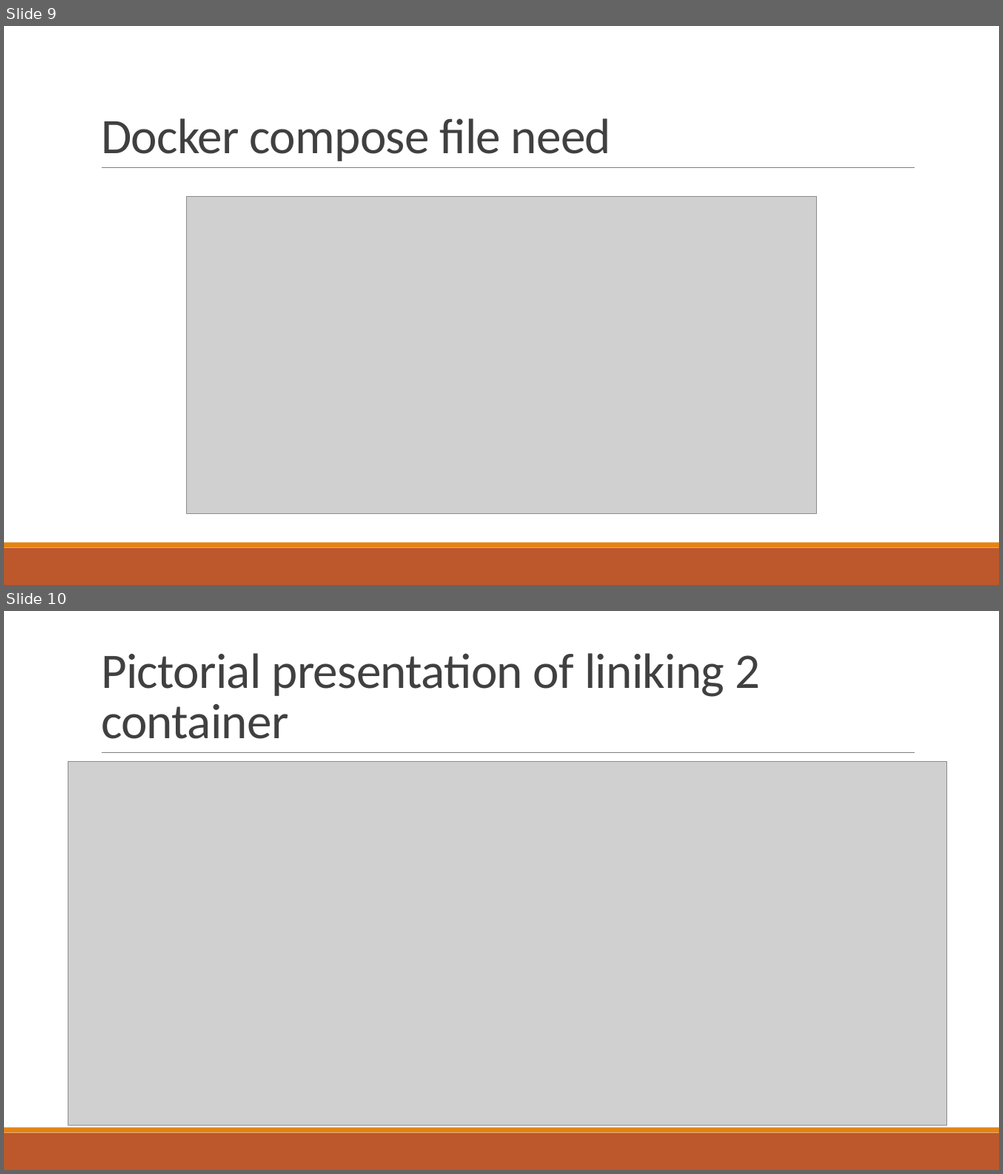
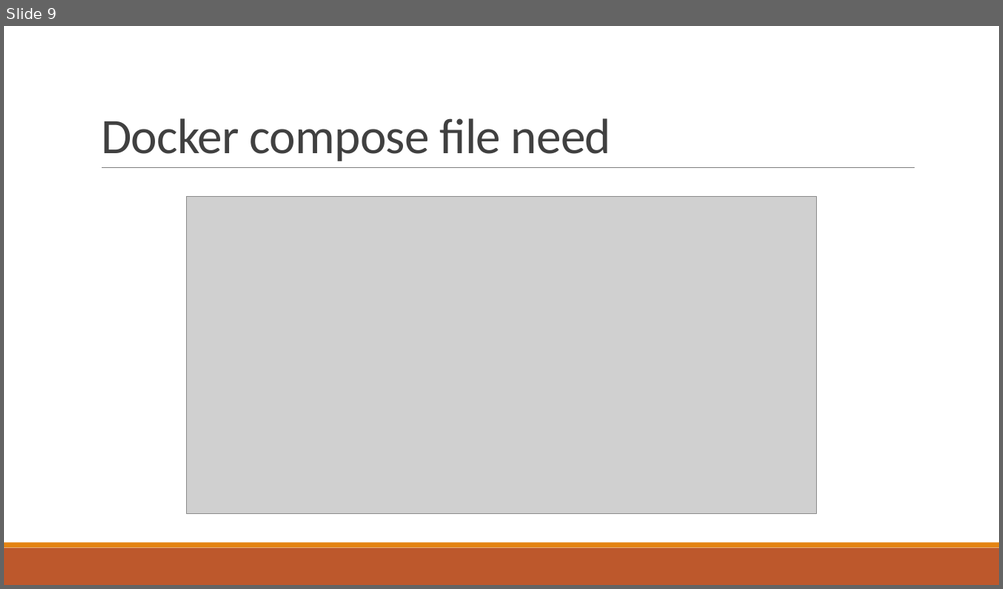
Before and after one commit to sushmithakongi/Infobell-Openshift-Daily-Work, a slide deck: Presentation/Docker presentation chetan.pptx. Shown one above the other, each under a label of ours: slides 9 and 10 before the commit, slide 9 after it. The pictures are 1003x1174 and 1003x589 pixels, drawn with LibreOffice and Linux fonts; fonts in the diff are those of the drawing; grey boxes stand for pictures. Boxes give left, top, right and bottom in pixels: in the first picture for what was removed or moved away, otherwise in the second. Text is boxed around its words. In the diff, an @@ line names an element or a change of style, - is before the commit and + after.

Commit message:
ppt edited

```diff
--- a/Presentation/Docker presentation chetan.pptx
+++ b/Presentation/Docker presentation chetan.pptx
@@ slide 10 removed at (4, 611, 999, 1170), background #FFFFFF; not listed: 3 template elements that a slide beside it also shows @@
@@ title removed at (101, 653, 760, 739) @@
-Pictorial presentation of liniking 2 container
@@ picture removed at (68, 761, 947, 1125) @@
```
